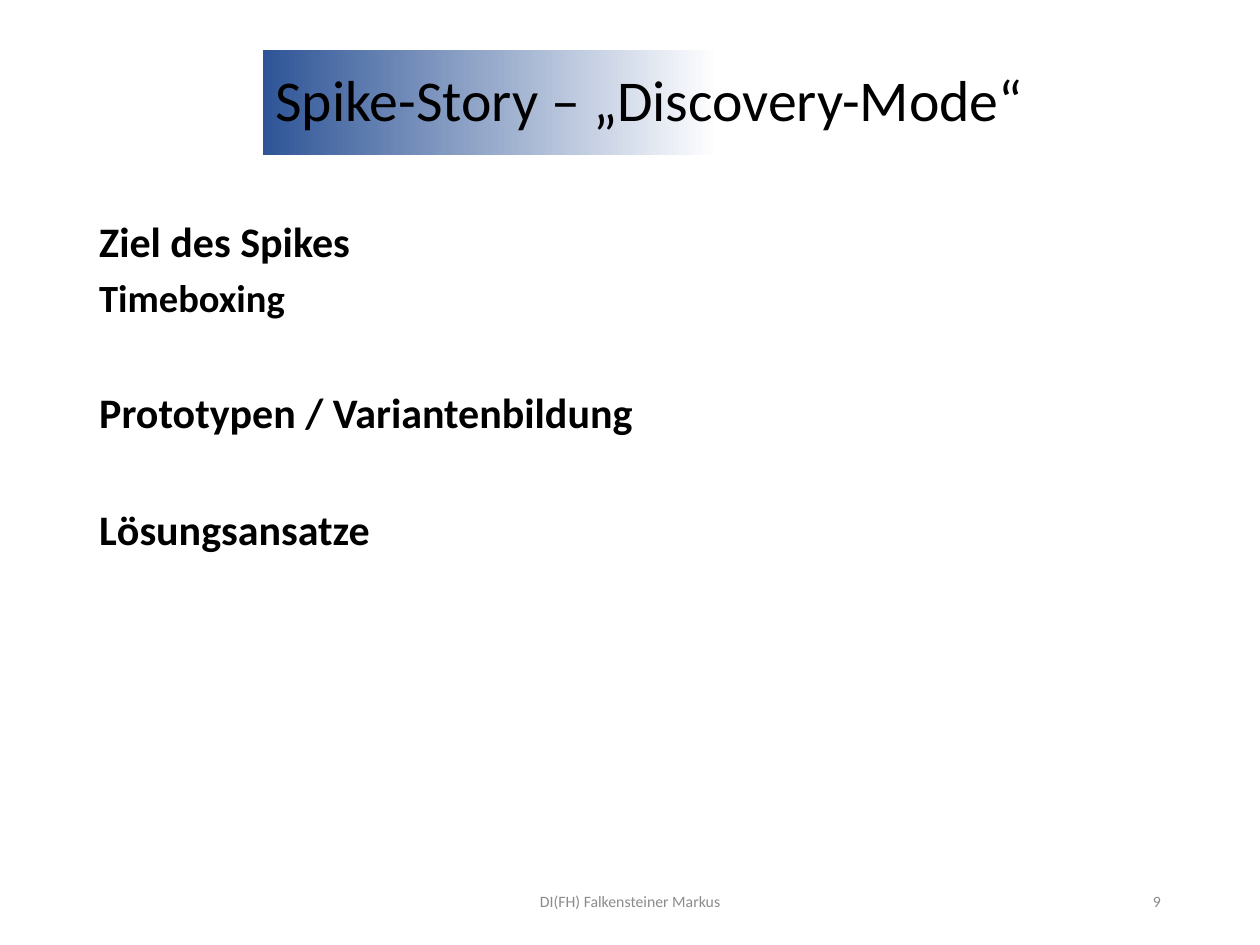
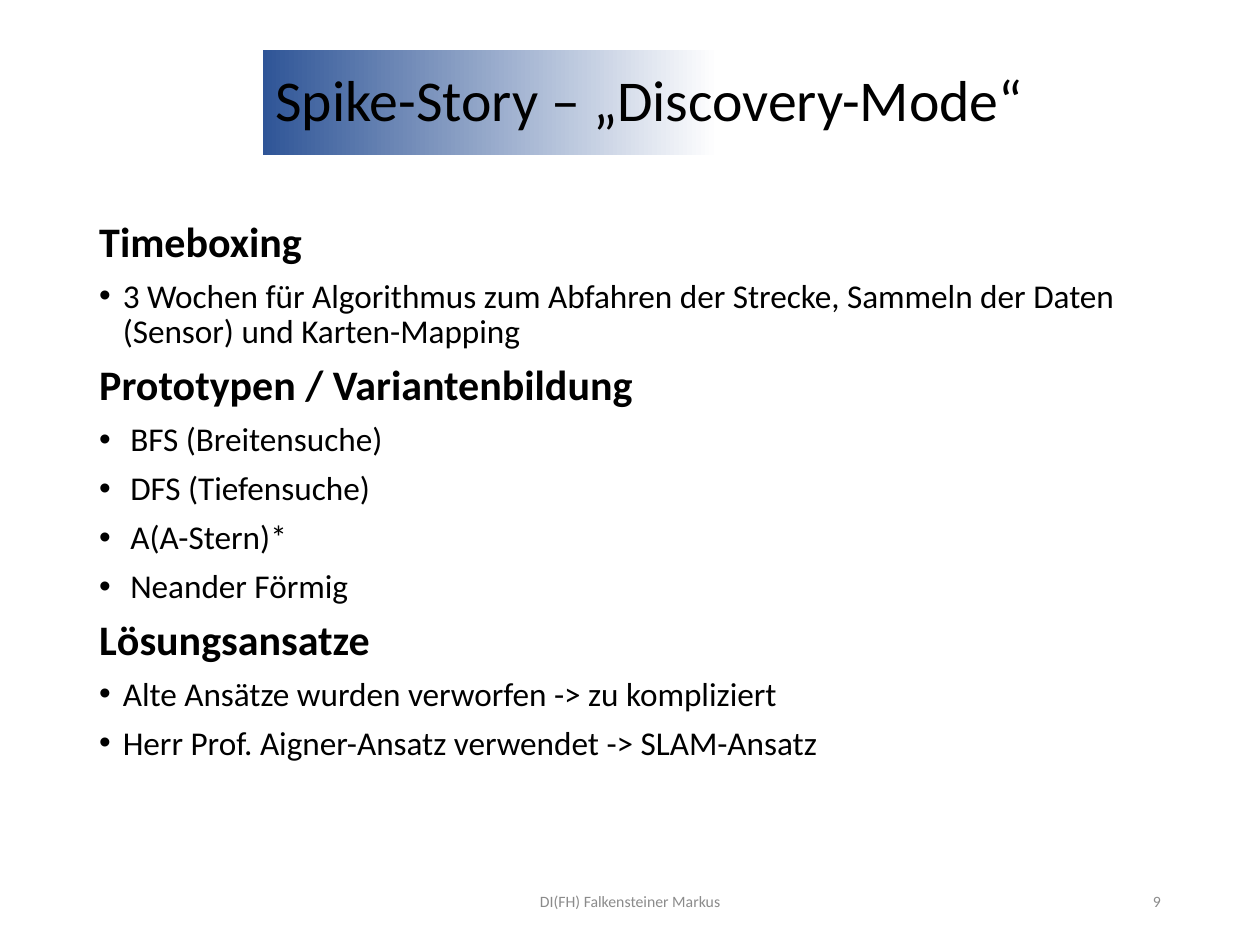
Before and after one commit to jonasaberger/SYP4_MBOT_G1, a slide deck: slide 9 of 02_Backend/!_Docs/INF4_SYP_Gruppe1_Sprint3_Review.pptx. Drawn at 1260x945 pixels with LibreOffice and Linux fonts; fonts in the diff are those of the drawing; background and template pictures are left out. Boxes give left, top, right and bottom in pixels: in the first picture for what was removed or moved away, otherwise in the second. Text is boxed around its words. In the diff, an @@ line names an element or a change of style, - is before the commit and + after.

Commit message:
Update Sprint 3 review presentation

```diff
--- a/02_Backend/!_Docs/INF4_SYP_Gruppe1_Sprint3_Review.pptx
+++ b/02_Backend/!_Docs/INF4_SYP_Gruppe1_Sprint3_Review.pptx
@@ text at bbox=[99, 227, 350, 264]: paragraph removed @@
-Ziel des Spikes
@@ text at bbox=[99, 227, 302, 264]: size 22 to 24 pt in "Timeboxing" @@
@@ text at bbox=[123, 285, 1114, 349]: paragraph added @@
+• 3 Wochen für Algorithmus zum Abfahren der Strecke, Sammeln der Daten (Sensor) und Karten-Mapping
@@ text at bbox=[130, 427, 382, 604]: paragraphs added @@
+• BFS (Breitensuche)
+• DFS (Tiefensuche)
+• A(A-Stern)*
+• Neander Förmig
@@ text at bbox=[123, 683, 817, 761]: paragraphs added @@
+• Alte Ansätze wurden verworfen -> zu kompliziert
+• Herr Prof. Aigner-Ansatz verwendet -> SLAM-Ansatz
```
